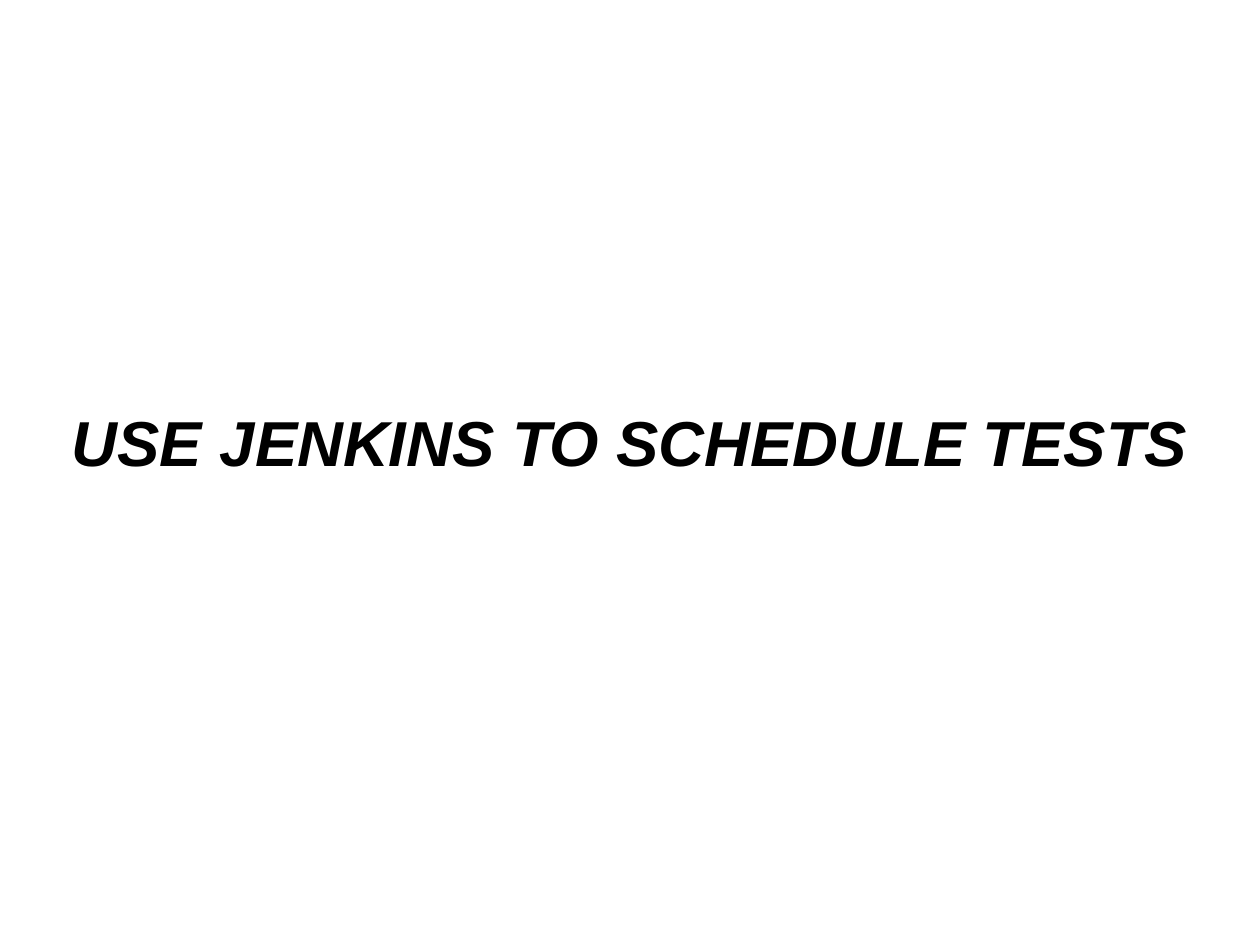
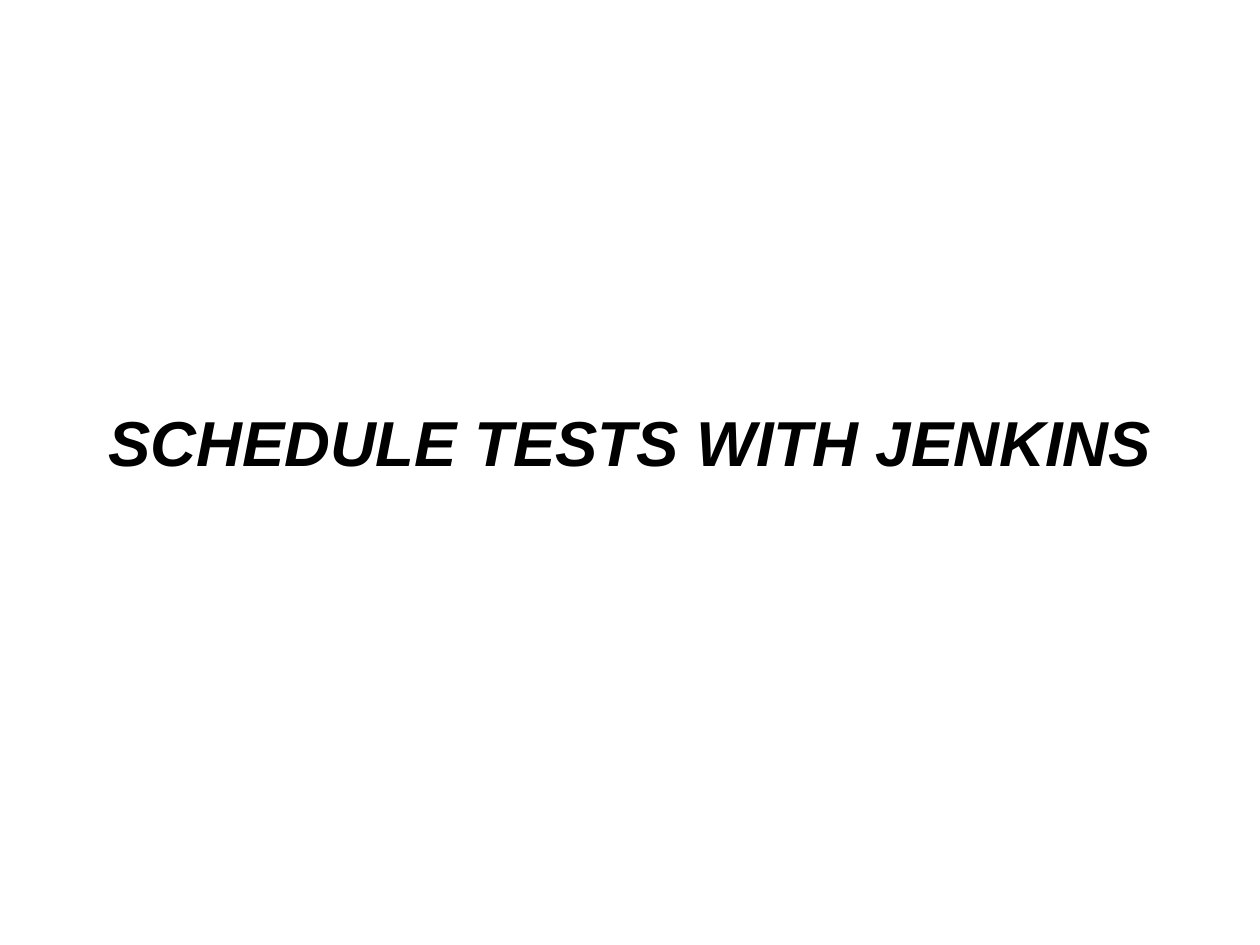
Before and after one commit to kirol/selenium, a slide deck: slide 21 of Selenium & Testops.odp. Drawn at 1260x945 pixels with LibreOffice and Linux fonts; fonts in the diff are those of the drawing. Boxes give left, top, right and bottom in pixels: in the first picture for what was removed or moved away, otherwise in the second. Text is boxed around its words. In the diff, an @@ line names an element or a change of style, - is before the commit and + after.

```diff
--- a/Selenium & Testops.odp
+++ b/Selenium & Testops.odp
@@ subtitle at bbox=[108, 421, 1151, 467]: text changed @@
-USE JENKINS TO SCHEDULE TESTS
+SCHEDULE TESTS WITH JENKINS
```
Also in this commit, not shown: 22 other slides changed, 15 slides added, 8 slides removed, 1 other file.
